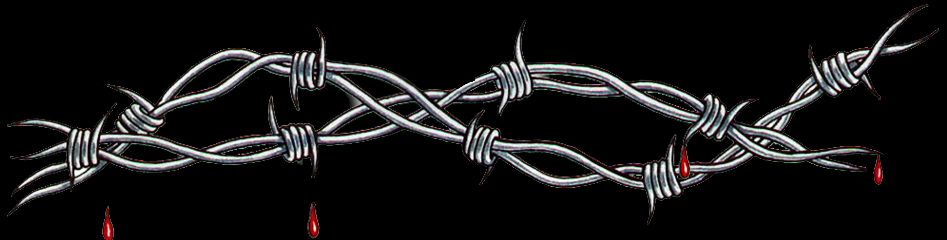
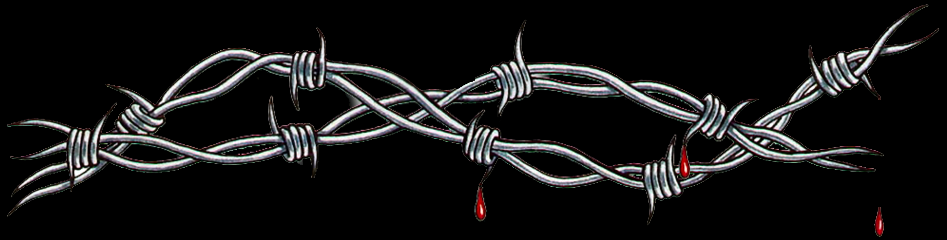
Layer changes from the first 947 × 240 image to the second:
added layer "drip-right copy" (2nd of 3, in "Video Group 2") in group "Video Group 2" over (x1=474, y1=185, x2=487, y2=222)
